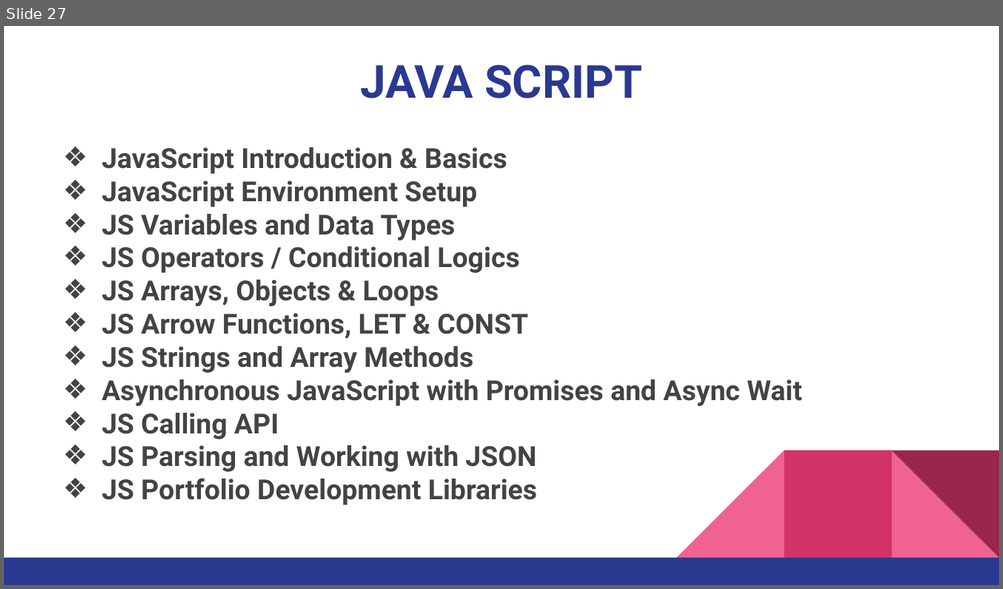
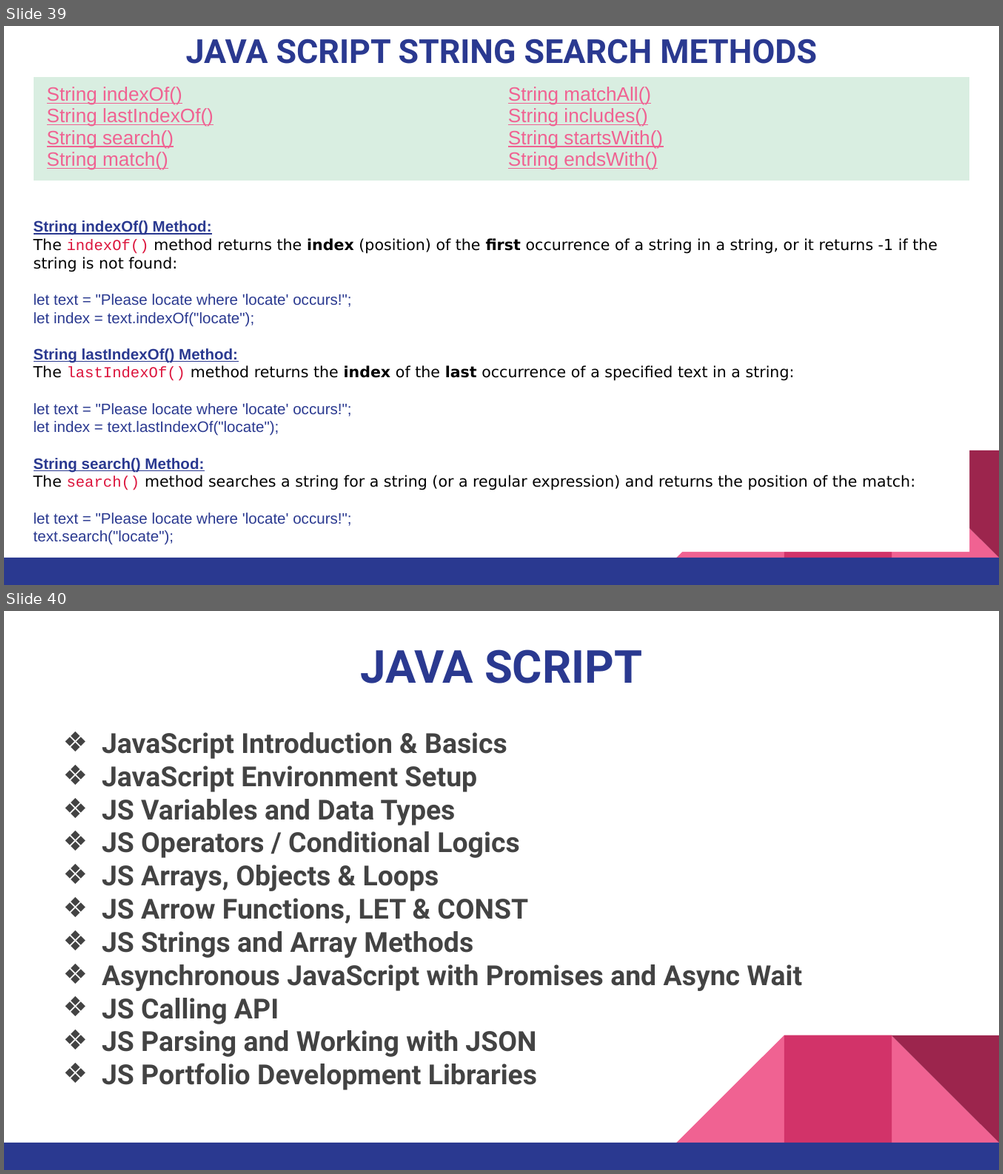
Before and after one commit to pnytrainingrepo/Webdevelopment, a slide deck: JavaScript.pptx. Shown one above the other, each under a label of ours: slide 27 before the commit, slides 39 and 40 after it. The pictures are 1003x589 and 1003x1174 pixels, drawn with LibreOffice and Linux fonts; fonts in the diff are those of the drawing. Boxes give left, top, right and bottom in pixels: in the first picture for what was removed or moved away, otherwise in the second. Text is boxed around its words. In the diff, an @@ line names an element or a change of style, - is before the commit and + after.

```diff
--- a/JavaScript.pptx
+++ b/JavaScript.pptx
@@ slide 39 added at [4, 26, 999, 585], background #FFFFFF; not listed: 5 template elements that a slide beside it also shows @@
@@ title added at [186, 39, 817, 64], 24 pt, text #2A3990, bold @@
+JAVA SCRIPT STRING SEARCH METHODS
@@ table added at [34, 77, 969, 183], 1 rows, 2 columns @@
+String indexOf() String lastIndexOf() String search() String match() | String matchAll() String includes() String startsWith() String endsWith()
@@ text added at [34, 221, 937, 545], 11 pt, text #2A3990 @@
+String indexOf() Method:
+The indexOf() method returns the index (position) of the first occurrence of a string in a string, or it returns -1 if the string is not found:
+let text = "Please locate where 'locate' occurs!";
+let index = text.indexOf("locate");
+String lastIndexOf() Method:
+The lastIndexOf() method returns the index of the last occurrence of a specified text in a string:
+let text = "Please locate where 'locate' occurs!";
+let index = text.lastIndexOf("locate");
+String search() Method:
+The search() method searches a string for a string (or a regular expression) and returns the position of the match:
+let text = "Please locate where 'locate' occurs!";
+text.search("locate");
@@ what was slide 27 is now slide 40 @@
```
Also in this commit, not shown: 2 slides changed, 14 other slides added, 2 slides removed, 8 other files.
